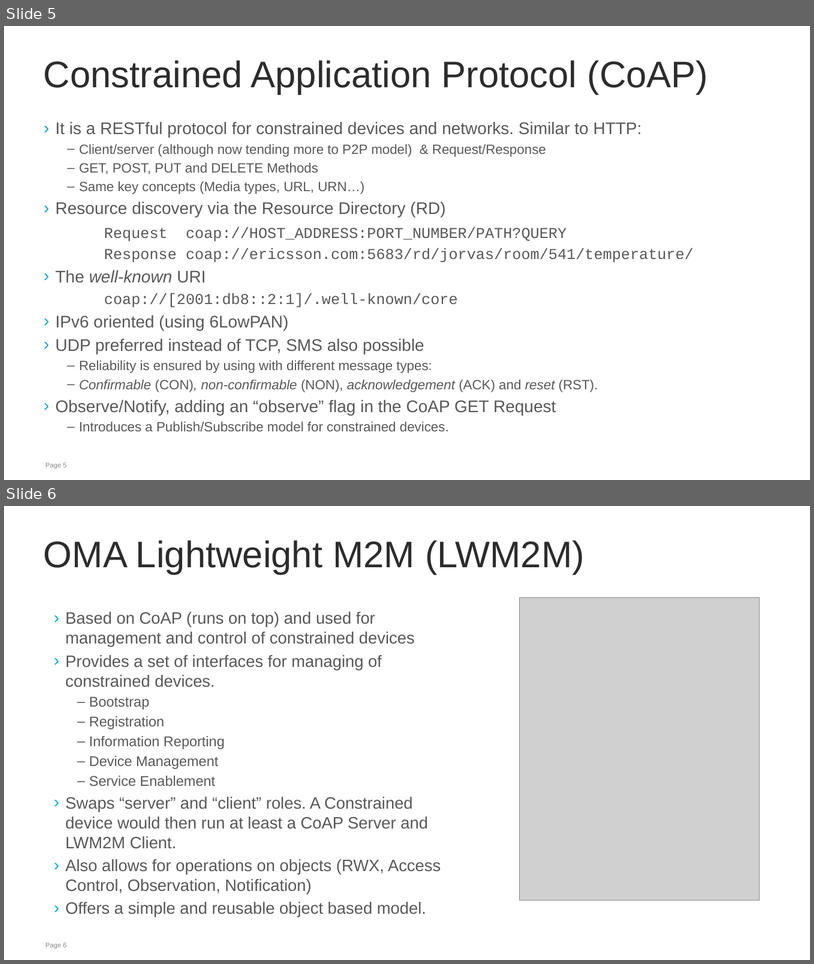
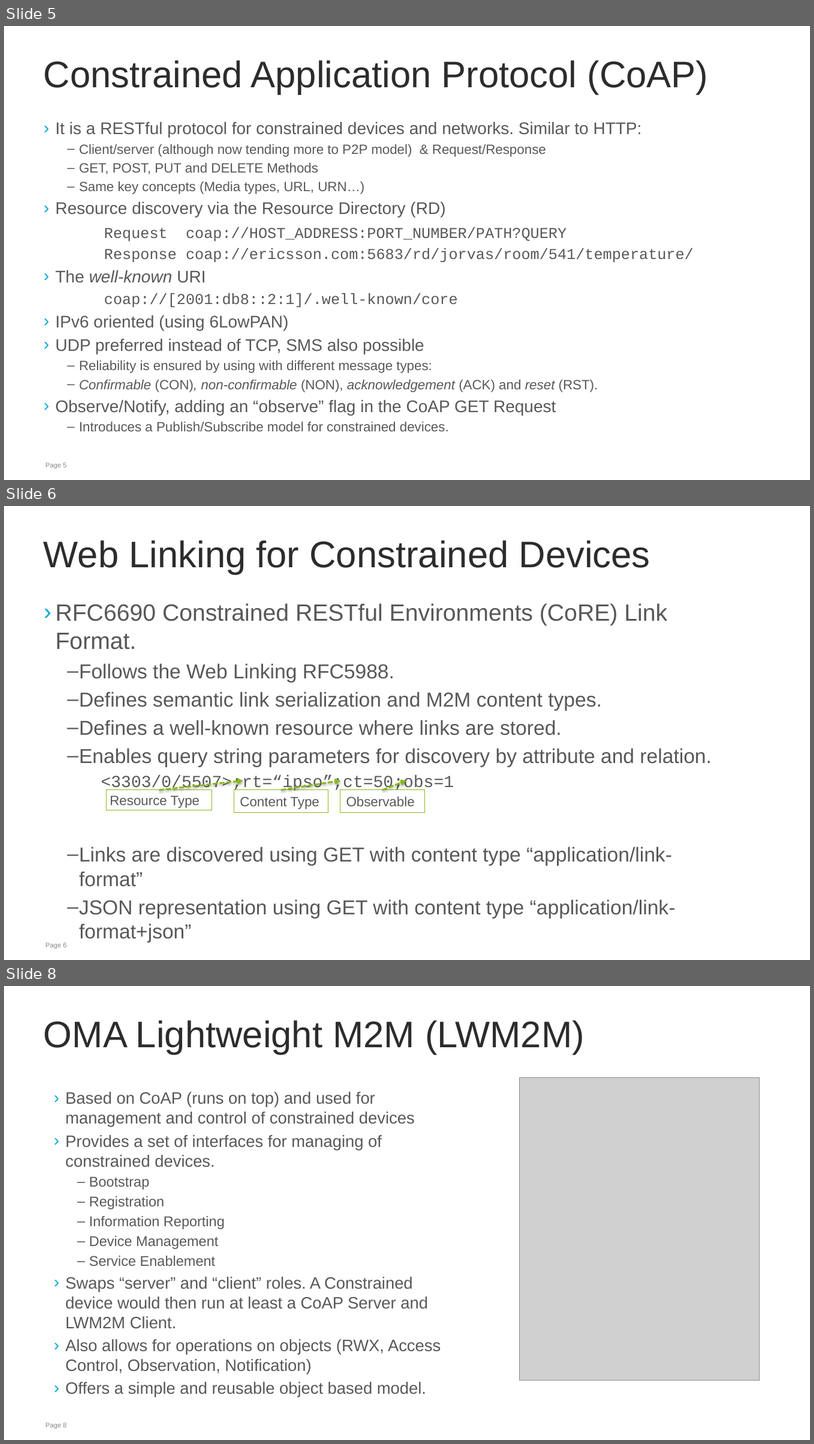
Before and after one commit to jaimejim/iot-playground, a slide deck: Documentation/IPSO_Intro_W3C.pptx. Shown one above the other, each under a label of ours: slides 5 and 6 before the commit, slides 5, 6 and 8 after it; the slides between them are not shown. The pictures are 814x964 and 814x1444 pixels, drawn with LibreOffice and Linux fonts; fonts in the diff are those of the drawing; grey boxes stand for pictures; background and template pictures are left out. Boxes give left, top, right and bottom in pixels: in the first picture for what was removed or moved away, otherwise in the second. Text is boxed around its words. In the diff, an @@ line names an element or a change of style, - is before the commit and + after.

```diff
--- a/Documentation/IPSO_Intro_W3C.pptx
+++ b/Documentation/IPSO_Intro_W3C.pptx
@@ slide 6 added at bbox=[4, 506, 810, 960], background #FFFFFF; not listed: 1 template element that a slide beside it also shows @@
@@ title added at bbox=[44, 540, 651, 574], 44 pt, text #2C2C2D @@
+Web Linking for Constrained Devices
@@ text added at bbox=[56, 603, 711, 942], 24 pt, text #58585A @@
+› RFC6690 Constrained RESTful Environments (CoRE) Link Format.
+  – Follows the Web Linking RFC5988.
+  – Defines semantic link serialization and M2M content types.
+  – Defines a well-known resource where links are stored.
+  – Enables query string parameters for discovery by attribute and relation.
+    <3303/0/5507>;rt=“ipso”;ct=50;obs=1
+  – Links are discovered using GET with content type “application/link-format”
+  – JSON representation using GET with content type “application/link-format+json”
@@ rectangle added at bbox=[106, 790, 212, 810], outline #89BA17 0.75 pt, 16 pt, text #58585A @@
+Resource Type
@@ arrow added from (159, 790) to (243, 781), #89BA17 2 pt dashed @@
@@ rectangle added at bbox=[234, 790, 329, 812], outline #89BA17 0.75 pt, 16 pt, text #58585A @@
+Content Type
@@ arrow added from (281, 790) to (341, 781), #89BA17 2 pt dashed @@
@@ rectangle added at bbox=[341, 790, 425, 812], outline #89BA17 0.75 pt, 16 pt, text #58585A @@
+Observable
@@ arrow added from (383, 790) to (406, 781), #89BA17 2 pt dashed @@
@@ what was slide 6 is now slide 8 @@
```
Also in this commit, not shown: 4 slides changed, 3 other slides added, 4 slides removed.
